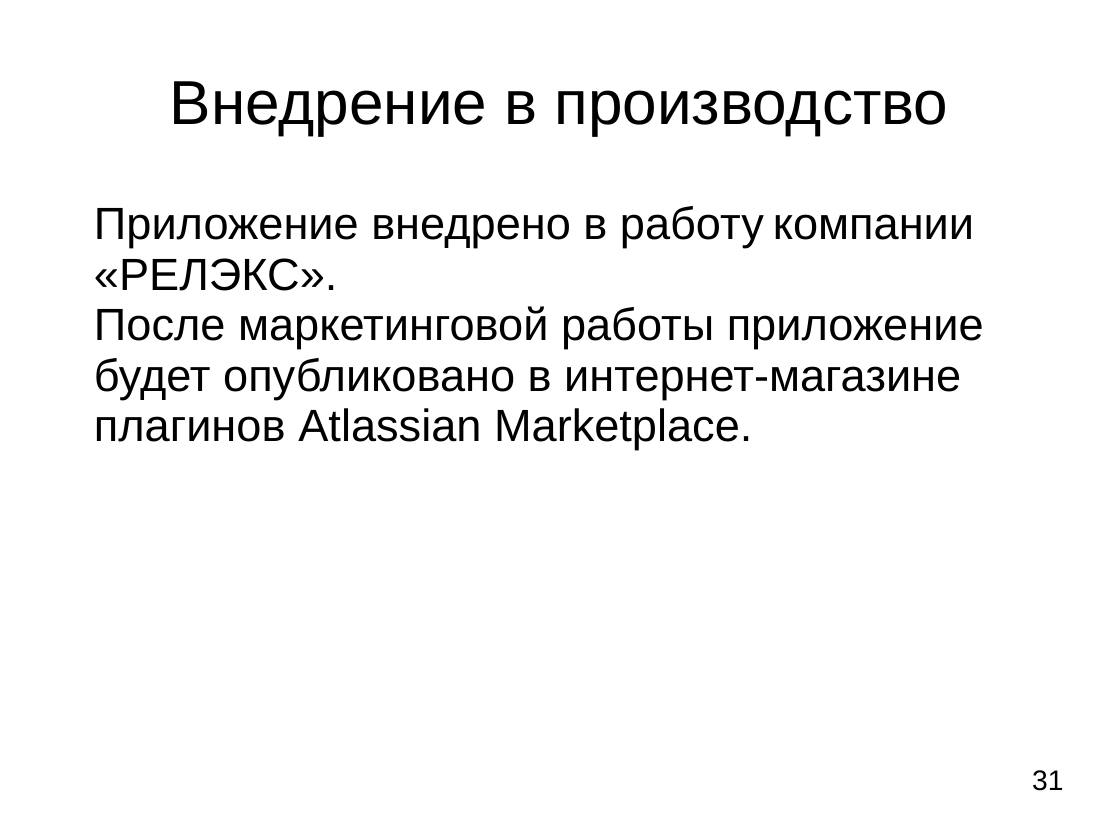
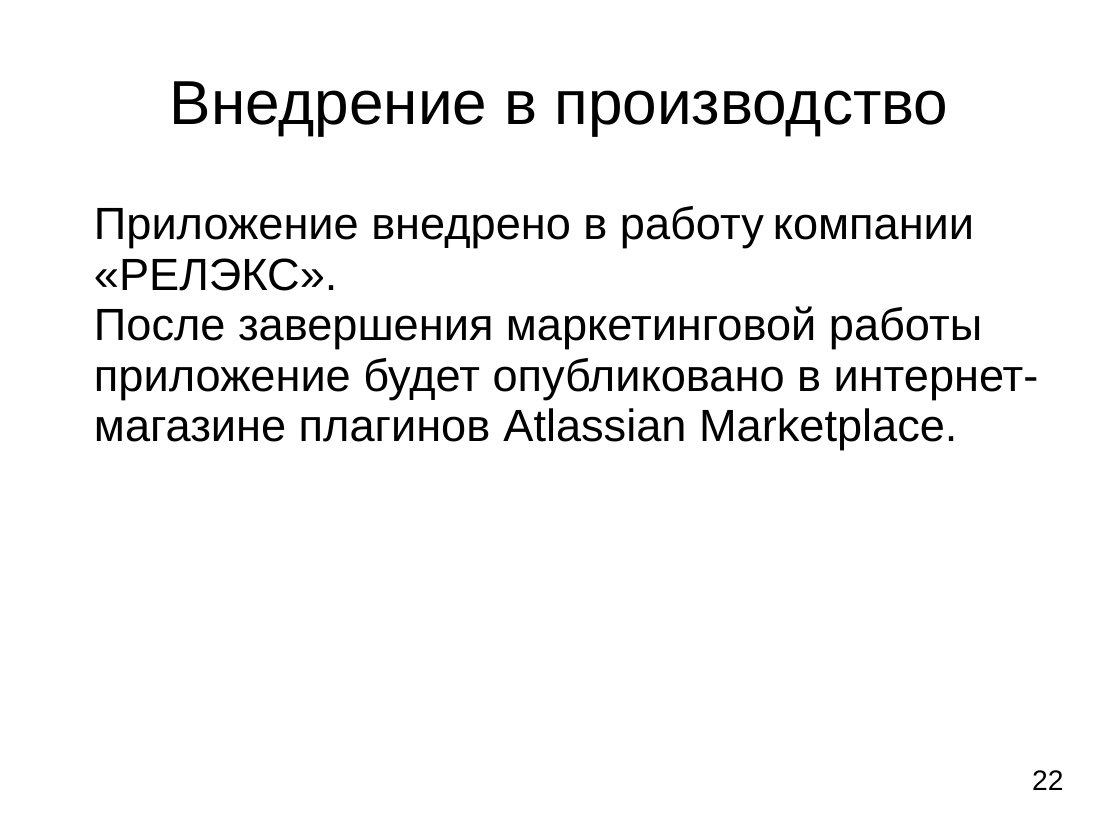
Before and after one commit to LilyTs/Diplom, a slide deck: slide 22 of Цаплина_(Дипломная).ppt (slide 31 before the commit). Drawn at 1120x840 pixels with LibreOffice and Linux fonts; fonts in the diff are those of the drawing. Boxes give left, top, right and bottom in pixels: in the first picture for what was removed or moved away, otherwise in the second. Text is boxed around its words. In the diff, an @@ line names an element or a change of style, - is before the commit and + after.

```diff
--- a/Цаплина_(Дипломная).ppt
+++ b/Цаплина_(Дипломная).ppt
@@ text at bbox=[94, 206, 1039, 450]: text changed @@
-Приложение внедрено в работу компании «РЕЛЭКС».
-После маркетинговой работы приложение будет опубликовано в интернет-магазине плагинов Atlassian Marketplace.
+Приложение внедрено в работу компании «РЕЛЭКС».
+После завершения маркетинговой работы приложение будет опубликовано в интернет-магазине плагинов Atlassian Marketplace.
@@ page number at bbox=[1032, 770, 1063, 790]: text changed @@
-31
+22
```
Also in this commit, not shown: 7 other slides changed, 4 slides added, 13 slides removed, 2 other files.
